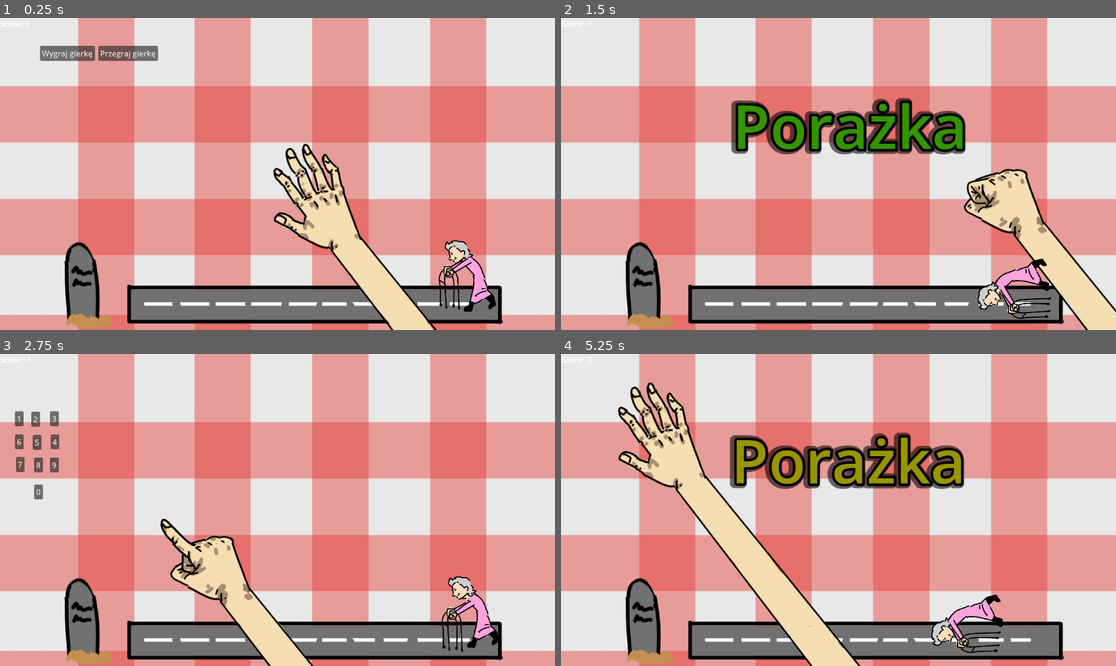
Above: before the commit, frames 1-4 (two rows, left to right).
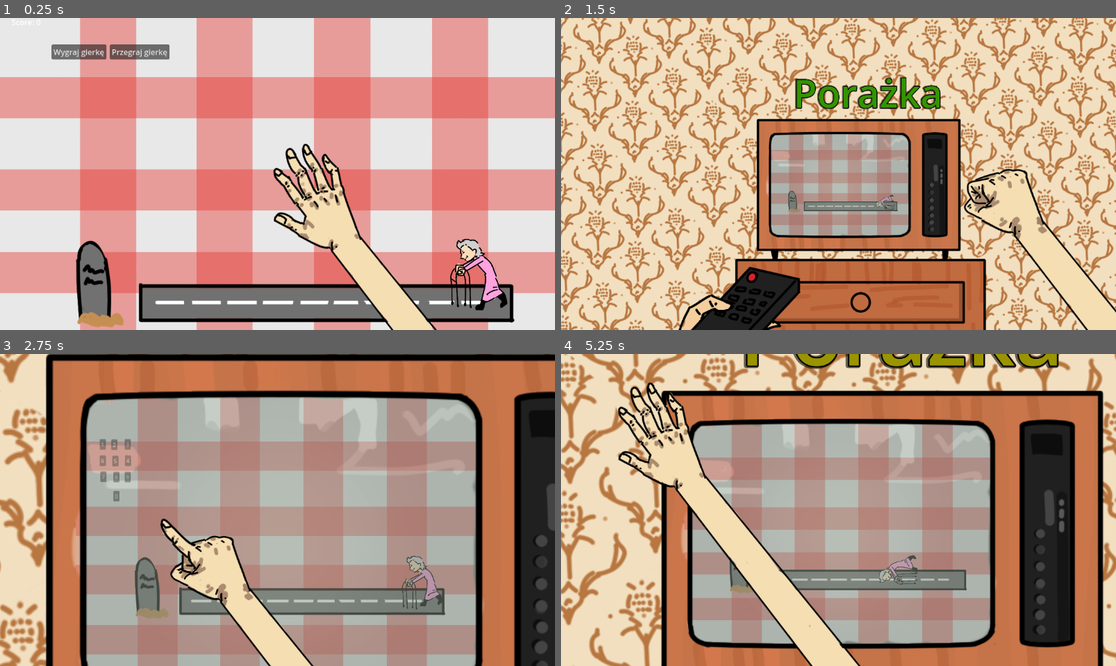
Above: after the commit, the same moments.

Repository: n0tcnj1eck4h/HackCarpathia2025
Game: Godot game, scene res://main.tscn
The game is run twice, just before and just after one commit, with the same random seed, the same clock (stepped at 60 frames per second) and the same inputs.
Inputs (mouse positions are in pixels of both pictures, inside the frame that each line leads up to):
- Up to frame 1 (0.25 s): no input
- Up to frame 2 (1.5 s): click "Przegraj gierkę" at 0.5 s; move the mouse to (960, 158) at 1.27 s; click (960, 158) at 1.42 s
- Up to frame 3 (2.75 s): move the mouse to (166, 525) at 2.02 s; click (166, 525) at 2.17 s
- Up to frame 4 (5.25 s): click "0" at 2.75 s; click "1" at 3.5 s; click "2" at 4.25 s; click (627, 416) at 5 s, where only the run after the commit has a clickable "3"

The runs differ from the first frame. In frame 1, 48% of the frame differs, in the area x 0-100%, y 0-100%; in frame 2, 94%; in frame 3, 96%; in frame 4, 92%.

Commit message:
TV animation

Diff:
--- a/ElderWare/grandfather_clock.tscn
+++ b/ElderWare/grandfather_clock.tscn
@@ -6,6 +6,11 @@
 [ext_resource type="Texture2D" uid="uid://do5xmeqlc8vvc" path="res://assets/timer_path.png" id="4_8cdua"]
 
 [node name="GrandfatherClock" type="Node2D"]
+
+[node name="Path" type="Sprite2D" parent="."]
+position = Vector2(568, 421)
+scale = Vector2(0.955, 0.955)
+texture = ExtResource("4_8cdua")
 
 [node name="Baba" type="Node2D" parent="."]
 position = Vector2(175, 555)
@@ -17,9 +22,3 @@
 
 [node name="Babalimbs" type="Sprite2D" parent="Baba"]
 texture = ExtResource("3_yisu6")
-
-[node name="Path" type="Sprite2D" parent="."]
-z_index = -1
-position = Vector2(568, 421)
-scale = Vector2(0.955, 0.955)
-texture = ExtResource("4_8cdua")
--- a/ElderWare/main.gd
+++ b/ElderWare/main.gd
@@ -7,14 +7,19 @@
 	preload("res://minigames/police/police.tscn"),
 ]
 
+var clock
+var cameraposin
+
 func _ready() -> void:
 	Input.set_mouse_mode(Input.MOUSE_MODE_HIDDEN)
 	$Status.visible = false
-	$GrandfatherClock.get_child(0).time_ended.connect(self._on_minigame_failed)
+	clock = $GrandfatherClock.get_child(1)
+	clock.time_ended.connect(self._on_minigame_failed)
+	cameraposin = $Camera.zoom
 	self._next_minigame()
 
 func _clear_minigame():
-	$"Łapa".gigapaluch(false)
+	%"Łapa".gigapaluch(false)
 	for child in $MinigameContainer.get_children():
 		child.queue_free()
 
@@ -24,30 +29,44 @@
 	minigame.minigame_complete.connect(self._on_minigame_complete)
 	self._clear_minigame()
 	$MinigameContainer.add_child(minigame)
-	$GrandfatherClock.get_child(0).reset()
-
-
+	clock.reset()
 
 func _on_minigame_failed():
+	self.zoom_out()
 	self._clear_minigame()
 	score -= 1
 	$Status.text = "Porażka"
 	$Status.visible = true
 	$Score.text = "Score: %s" % score
-	$GrandfatherClock.get_child(0).kill_babushka()
+	clock.kill_babushka()
 	await get_tree().create_timer(2.0).timeout
+	self.zoom_in()
 	$Status.visible = false
 	self._next_minigame()
 
-
-
 func _on_minigame_complete():
+	self.zoom_out()
 	self._clear_minigame()
 	score += 1
 	$Status.text = "Tak trzymaj!"
 	$Status.visible = true
 	$Score.text = "Score: %s" % score
-	$GrandfatherClock.get_child(0).yipie()
+	clock.yipie()
 	await get_tree().create_timer(2.0).timeout
+	self.zoom_in()
 	$Status.visible = false
 	self._next_minigame()
+
+
+func zoom_out():
+	var tween = self.create_tween()
+	tween.tween_property($Camera, "zoom", cameraposin / 4, 0.3)
+	await tween
+	$TV.visible = true
+	#$Camera.zoom = cameraposin / 4
+
+func zoom_in():
+	var tween = self.create_tween()
+	tween.tween_property($Camera, "zoom", cameraposin, 0.3)
+	await tween.finished
+	$TV.visible = false
--- a/ElderWare/main.tscn
+++ b/ElderWare/main.tscn
@@ -1,13 +1,29 @@
-[gd_scene load_steps=7 format=3 uid="uid://b8uxnfkko0msv"]
+[gd_scene load_steps=24 format=3 uid="uid://b8uxnfkko0msv"]
 
 [ext_resource type="Script" uid="uid://0li4w8dqe4h8" path="res://main.gd" id="1_0xm2m"]
 [ext_resource type="PackedScene" uid="uid://bdnlawybchdkc" path="res://łapa.tscn" id="3_h2yge"]
 [ext_resource type="PackedScene" uid="uid://dka7nr06hykks" path="res://grandfather_clock.tscn" id="4_1bvp3"]
 [ext_resource type="Script" uid="uid://xcrune54c73y" path="res://status.gd" id="4_7mycd"]
 [ext_resource type="Texture2D" uid="uid://byqa6mnlldnwy" path="res://assets/tablecloth.png" id="4_lquwl"]
+[ext_resource type="Texture2D" uid="uid://c8mch2xy0ik0k" path="res://assets/wall_pattern.png" id="6_82xsv"]
+[ext_resource type="Script" uid="uid://cgpx6fg775uhb" path="res://tv.gd" id="6_getpj"]
+[ext_resource type="Texture2D" uid="uid://dvr7vlwvpydvd" path="res://assets/tv_transparent.png" id="8_getpj"]
+[ext_resource type="Texture2D" uid="uid://bdpn3a1n0f81k" path="res://assets/remote_animation/frame0000.png" id="8_ryguw"]
+[ext_resource type="Texture2D" uid="uid://da3ugcby2731t" path="res://assets/remote_animation/frame0001.png" id="9_d13ii"]
+[ext_resource type="Texture2D" uid="uid://d01yycjmbm314" path="res://assets/remote_animation/frame0002.png" id="10_1u8w0"]
+[ext_resource type="Texture2D" uid="uid://cnhafct8pudpn" path="res://assets/remote_animation/frame0003.png" id="11_0odxb"]
+[ext_resource type="Texture2D" uid="uid://djwhw57t0e6fq" path="res://assets/remote_animation/frame0004.png" id="12_lswn8"]
+[ext_resource type="Texture2D" uid="uid://dsodlm2r8bgpg" path="res://assets/remote_animation/frame0005.png" id="13_a6jrf"]
+[ext_resource type="Texture2D" uid="uid://bgl6o7kuck5ka" path="res://assets/remote_animation/frame0006.png" id="14_xuqvo"]
+[ext_resource type="Texture2D" uid="uid://dkwlvdxj6hkmm" path="res://assets/remote_animation/frame0007.png" id="15_qsp4k"]
+[ext_resource type="Texture2D" uid="uid://b3v58kxeax2cr" path="res://assets/remote_animation/frame0008.png" id="16_kq58d"]
+[ext_resource type="Texture2D" uid="uid://de3brr4tofr6d" path="res://assets/remote_animation/frame0009.png" id="17_seu75"]
+[ext_resource type="Texture2D" uid="uid://bukhf34mt2o8k" path="res://assets/remote_animation/frame0010.png" id="18_htxhm"]
+[ext_resource type="Texture2D" uid="uid://cij4cscyr2ti7" path="res://assets/remote_animation/frame0011.png" id="19_jq2sk"]
+[ext_resource type="Texture2D" uid="uid://iros0hel410q" path="res://assets/remote_animation/frame0012.png" id="20_4k2k6"]
 
 [sub_resource type="LabelSettings" id="LabelSettings_1bvp3"]
-font_size = 126
+font_size = 321
 font_color = Color(1, 0.580392, 0, 1)
 outline_size = 21
 outline_color = Color(0, 0, 0, 1)
@@ -15,15 +31,66 @@
 shadow_color = Color(0, 0, 0, 0.568627)
 shadow_offset = Vector2(-3.44, 0.62)
 
+[sub_resource type="SpriteFrames" id="SpriteFrames_0rl1p"]
+animations = [{
+"frames": [{
+"duration": 1.0,
+"texture": ExtResource("8_ryguw")
+}, {
+"duration": 1.0,
+"texture": ExtResource("9_d13ii")
+}, {
+"duration": 1.0,
+"texture": ExtResource("10_1u8w0")
+}, {
+"duration": 1.0,
+"texture": ExtResource("11_0odxb")
+}, {
+"duration": 1.0,
+"texture": ExtResource("12_lswn8")
+}, {
+"duration": 1.0,
+"texture": ExtResource("13_a6jrf")
+}, {
+"duration": 1.0,
+"texture": ExtResource("14_xuqvo")
+}, {
+"duration": 1.0,
+"texture": ExtResource("15_qsp4k")
+}, {
+"duration": 1.0,
+"texture": ExtResource("16_kq58d")
+}, {
+"duration": 1.0,
+"texture": ExtResource("17_seu75")
+}, {
+"duration": 1.0,
+"texture": ExtResource("18_htxhm")
+}, {
+"duration": 1.0,
+"texture": ExtResource("19_jq2sk")
+}, {
+"duration": 1.0,
+"texture": ExtResource("20_4k2k6")
+}],
+"loop": true,
+"name": &"default",
+"speed": 5.0
+}]
+
 [node name="Main" type="Node2D"]
 script = ExtResource("1_0xm2m")
 
+[node name="Wall" type="Sprite2D" parent="."]
+position = Vector2(678, 231)
+scale = Vector2(4.78, 4.78)
+texture = ExtResource("6_82xsv")
+
 [node name="Background" type="Sprite2D" parent="."]
-z_index = -9
-z_as_relative = false
 texture_filter = 1
-position = Vector2(600, 324)
-scale = Vector2(1.21, 1.21)
+texture_repeat = 1
+position = Vector2(580, 450.5)
+scale = Vector2(1.21, 0.885742)
 texture = ExtResource("4_lquwl")
 
 [node name="Score" type="Label" parent="."]
@@ -32,18 +99,44 @@
 text = "Score: 0"
 
 [node name="MinigameContainer" type="Node2D" parent="."]
-
-[node name="Łapa" parent="." instance=ExtResource("3_h2yge")]
 unique_name_in_owner = true
 
 [node name="Status" type="Label" parent="."]
-offset_left = 111.0
-offset_top = 138.0
-offset_right = 1092.0
-offset_bottom = 347.0
+offset_left = -708.0
+offset_top = -567.0
+offset_right = 2306.0
+offset_bottom = -28.0
 text = "Transition text"
 label_settings = SubResource("LabelSettings_1bvp3")
 horizontal_alignment = 1
 script = ExtResource("4_7mycd")
 
 [node name="GrandfatherClock" parent="." instance=ExtResource("4_1bvp3")]
+
+[node name="TV" type="Node2D" parent="."]
+visible = false
+position = Vector2(7.67, 0)
+script = ExtResource("6_getpj")
+
+[node name="TVSprite" type="Sprite2D" parent="TV"]
+position = Vector2(626.33, 798)
+scale = Vector2(2.755, 2.755)
+texture = ExtResource("8_getpj")
+
+[node name="Remote" type="Node2D" parent="TV"]
+position = Vector2(1937.33, 326)
+scale = Vector2(1, 1)
+
+[node name="AnimatedSprite2D" type="AnimatedSprite2D" parent="TV/Remote"]
+position = Vector2(-1561, 562)
+scale = Vector2(2.765, 2.765)
+sprite_frames = SubResource("SpriteFrames_0rl1p")
+speed_scale = 6.0
+
+[node name="Camera" type="Camera2D" parent="."]
+position = Vector2(552, 327)
+
+[node name="CanvasLayer" type="CanvasLayer" parent="."]
+
+[node name="Łapa" parent="CanvasLayer" instance=ExtResource("3_h2yge")]
+unique_name_in_owner = true
--- a/ElderWare/minigames/police/police.tscn
+++ b/ElderWare/minigames/police/police.tscn
@@ -8,7 +8,7 @@
 var player_sequence = []
 
 func _ready() -> void:
-	get_node(^\"/root/Main/Łapa\").gigapaluch(true)
+	get_node(^\"/root/Main/CanvasLayer/Łapa\").gigapaluch(true)
 
 func _on_button_0_pressed() -> void:
 	player_sequence.append(0)
--- /dev/null
+++ b/ElderWare/tv.gd
@@ -0,0 +1,4 @@
+extends Node2D
+
+func _ready() -> void:
+	$Remote/AnimatedSprite2D.play()
Not shown, added: ElderWare/assets/remote_animation/frame0000.png.import
Not shown, added: ElderWare/assets/remote_animation/frame0001.png.import
Not shown, added: ElderWare/assets/remote_animation/frame0002.png.import
Not shown, added: ElderWare/assets/remote_animation/frame0003.png.import
Not shown, added: ElderWare/assets/remote_animation/frame0004.png.import
Not shown, added: ElderWare/assets/remote_animation/frame0005.png.import
Not shown, added: ElderWare/assets/remote_animation/frame0006.png.import
Not shown, added: ElderWare/assets/remote_animation/frame0007.png.import
Not shown, added: ElderWare/assets/remote_animation/frame0008.png.import
Not shown, added: ElderWare/assets/remote_animation/frame0009.png.import
Not shown, added: ElderWare/assets/remote_animation/frame0010.png.import
Not shown, added: ElderWare/assets/remote_animation/frame0011.png.import
(and 4 more such lines)
